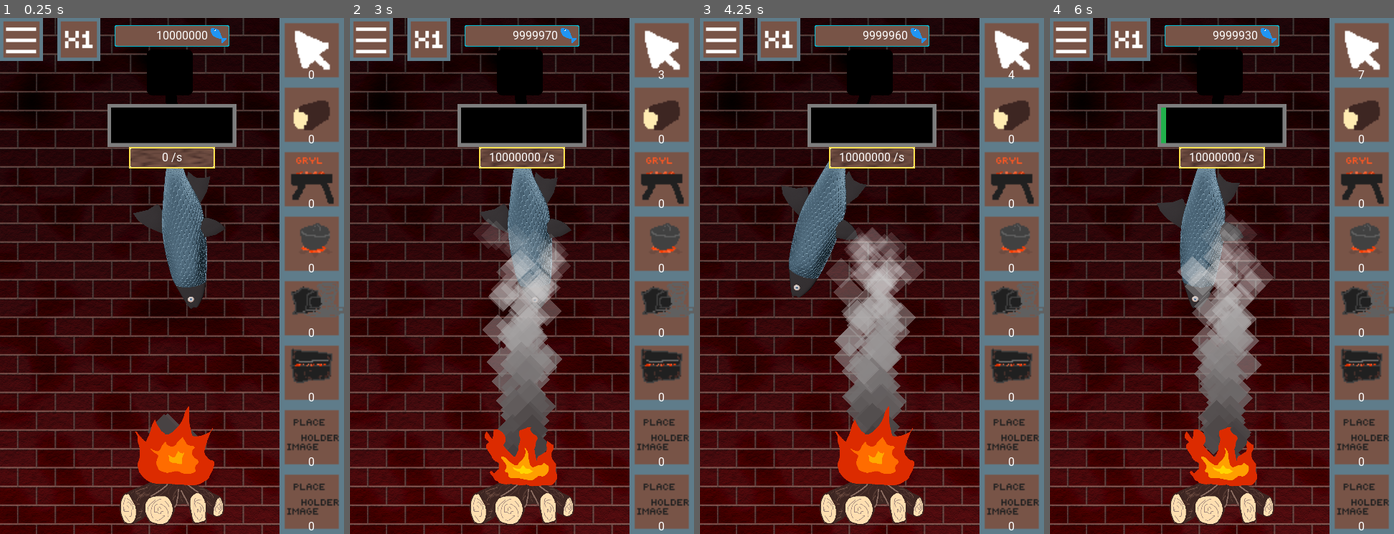
Above: before the commit, frames 1-4 (left to right).
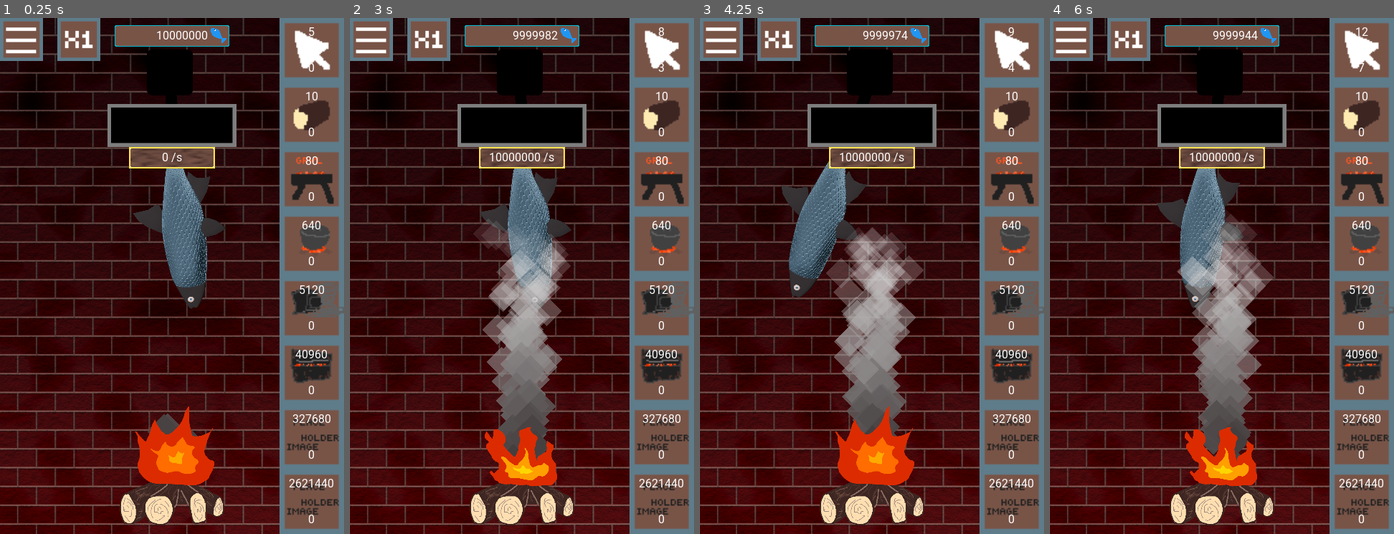
Above: after the commit, the same moments.

Repository: Soleod/GameJam
Game: Godot game, scene res://Main.tscn
Same seed, same stepped clock (60 frames per second), same inputs: the game is played once before the commit and once after it. The engine's default icon, where the game draws it, is replaced by a stand-in: a white triangle on a blue panel in a dark square.
Inputs (mouse positions are in pixels of both pictures, inside the frame that each line leads up to):
- Up to frame 1 (0.25 s): no input
- Up to frame 2 (3 s): click (522, 472) at 0.5 s; click "0" at 1.25 s; click "1" at 2 s; click "2" at 2.75 s
- Up to frame 3 (4.25 s): click "3" at 3.5 s
- Up to frame 4 (6 s): click "4" at 4.25 s; click "5" at 5 s; click "6" at 5.75 s

The runs differ from the first frame. In frame 1, 0.7% of the frame differs, in the area x 84-97%, y 1-100%; in frame 2, 0.7%; in frame 3, 0.7%; in frame 4, 0.8%, in the area x 32-97%, y 1-100%.

Commit message:
Powermouse in the club

Diff:
--- a/WedzarniaSIM/Scenes/Player.gd
+++ b/WedzarniaSIM/Scenes/Player.gd
@@ -4,9 +4,10 @@
 
 var smoked_fisz_currency: int = 10000000
 var prev_fisz_currency: int = 0
-var fish_per_sec: float = 0.0
+var fish_per_sec: int = 0
 
-var click_power: int = 1
+var click_power: float = 1.0
+var click_count: int = 0
 
 var upgrades_dict: Dictionary = {}
 
@@ -29,7 +30,8 @@
 	calculate_fps()
 
 func calculate_fps():
-	if smoked_fisz_currency - prev_fisz_currency >= 0: fish_per_sec = smoked_fisz_currency - prev_fisz_currency
+	if smoked_fisz_currency - prev_fisz_currency >= 0:
+		fish_per_sec = smoked_fisz_currency - prev_fisz_currency
 	prev_fisz_currency = smoked_fisz_currency
 
 func progress_fisz():
@@ -66,7 +68,7 @@
 
 	var firewood = {
 		name = "Firewood",
-		value = 10,
+		value = 2,
 		cost = 80,
 		count = 0
 	}
--- a/WedzarniaSIM/interface/FishSmokeBar.gd
+++ b/WedzarniaSIM/interface/FishSmokeBar.gd
@@ -21,7 +21,7 @@
 
 
 func _on_FireButton_pressed():
-	Player.current_fish_progress += 10
+	Player.current_fish_progress += 10 * Player.click_power
 
 
 func _on_RegressionTimer_timeout():
--- a/WedzarniaSIM/interface/HUD.gd
+++ b/WedzarniaSIM/interface/HUD.gd
@@ -15,14 +15,23 @@
 		upgrades[key] = convert(Player.upgrades_dict[key]["count"], TYPE_STRING)
 
 
-	$Upgrades/UpgradeButton1/Label.text = upgrades["auto_clicker"]
-	$Upgrades/UpgradeButton2/Label.text = upgrades["firewood"]
-	$Upgrades/UpgradeButton3/Label.text = upgrades["gryl"]
-	$Upgrades/UpgradeButton4/Label.text = upgrades["dutch_oven"]
-	$Upgrades/UpgradeButton5/Label.text = upgrades["smoke_machine"]
-	$Upgrades/UpgradeButton6/Label.text = upgrades["gryl_starego"]
-	$Upgrades/UpgradeButton7/Label.text = upgrades["placeholder_1"]
-	$Upgrades/UpgradeButton8/Label.text = upgrades["placeholder_2"]
+	$Upgrades/UpgradeButton1/Label.text = convert(Player.click_count, TYPE_STRING)
+	$Upgrades/UpgradeButton2/Label.text = upgrades["auto_clicker"]
+	$Upgrades/UpgradeButton3/Label.text = upgrades["firewood"]
+	$Upgrades/UpgradeButton4/Label.text = upgrades["gryl"]
+	$Upgrades/UpgradeButton5/Label.text = upgrades["dutch_oven"]
+	$Upgrades/UpgradeButton6/Label.text = upgrades["smoke_machine"]
+	$Upgrades/UpgradeButton7/Label.text = upgrades["gryl_starego"]
+	$Upgrades/UpgradeButton8/Label.text = upgrades["placeholder_1"]
+
+	$Upgrades/UpgradeButton1/Label2.text = convert(5 + Player.click_count, TYPE_STRING)
+	$Upgrades/UpgradeButton2/Label2.text = convert(Player.upgrades_dict["auto_clicker"]["cost"], TYPE_STRING)
+	$Upgrades/UpgradeButton3/Label2.text = convert(Player.upgrades_dict["firewood"]["cost"], TYPE_STRING)
+	$Upgrades/UpgradeButton4/Label2.text = convert(Player.upgrades_dict["gryl"]["cost"], TYPE_STRING)
+	$Upgrades/UpgradeButton5/Label2.text = convert(Player.upgrades_dict["dutch_oven"]["cost"], TYPE_STRING)
+	$Upgrades/UpgradeButton6/Label2.text = convert(Player.upgrades_dict["smoke_machine"]["cost"], TYPE_STRING)
+	$Upgrades/UpgradeButton7/Label2.text = convert(Player.upgrades_dict["gryl_starego"]["cost"], TYPE_STRING)
+	$Upgrades/UpgradeButton8/Label2.text = convert(Player.upgrades_dict["placeholder_1"]["cost"], TYPE_STRING)
 
 
 
@@ -52,6 +61,22 @@
 
 func _on_UpgradeButton1_pressed():
 	var ryba = Player.smoked_fisz_currency
+	var cost = 5 + Player.click_count
+	var count = 0
+
+	if ryba >= cost:
+		count = floor(ryba / cost)
+
+		if count > buy_mode and buy_mode != -1:
+			count = buy_mode
+
+		Player.smoked_fisz_currency -= count * cost
+		Player.click_power += count * 10
+		Player.click_count += count
+
+
+func _on_UpgradeButton2_pressed():
+	var ryba = Player.smoked_fisz_currency
 	var cost = Player.upgrades_dict["auto_clicker"]["cost"]
 	var count = 0
 
@@ -65,7 +90,7 @@
 		Player.upgrades_dict["auto_clicker"]["count"] += count
 
 
-func _on_UpgradeButton2_pressed():
+func _on_UpgradeButton3_pressed():
 	var ryba = Player.smoked_fisz_currency
 	var cost = Player.upgrades_dict["firewood"]["cost"]
 	var count = 0
@@ -80,7 +105,7 @@
 		Player.upgrades_dict["firewood"]["count"] += count
 
 
-func _on_UpgradeButton3_pressed():
+func _on_UpgradeButton4_pressed():
 	var ryba = Player.smoked_fisz_currency
 	var cost = Player.upgrades_dict["gryl"]["cost"]
 	var count = 0
@@ -95,7 +120,7 @@
 		Player.upgrades_dict["gryl"]["count"] += count
 
 
-func _on_UpgradeButton4_pressed():
+func _on_UpgradeButton5_pressed():
 	var ryba = Player.smoked_fisz_currency
 	var cost = Player.upgrades_dict["dutch_oven"]["cost"]
 	var count = 0
@@ -110,7 +135,7 @@
 		Player.upgrades_dict["dutch_oven"]["count"] += count
 
 
-func _on_UpgradeButton5_pressed():
+func _on_UpgradeButton6_pressed():
 	var ryba = Player.smoked_fisz_currency
 	var cost = Player.upgrades_dict["smoke_machine"]["cost"]
 	var count = 0
@@ -125,7 +150,7 @@
 		Player.upgrades_dict["smoke_machine"]["count"] += count
 
 
-func _on_UpgradeButton6_pressed():
+func _on_UpgradeButton7_pressed():
 	var ryba = Player.smoked_fisz_currency
 	var cost = Player.upgrades_dict["gryl_starego"]["cost"]
 	var count = 0
@@ -140,7 +165,7 @@
 		Player.upgrades_dict["gryl_starego"]["count"] += count
 
 
-func _on_UpgradeButton7_pressed():
+func _on_UpgradeButton8_pressed():
 	var ryba = Player.smoked_fisz_currency
 	var cost = Player.upgrades_dict["placeholder_1"]["cost"]
 	var count = 0
@@ -153,18 +178,3 @@
 
 		Player.smoked_fisz_currency -= count * cost
 		Player.upgrades_dict["placeholder_1"]["count"] += count
-
-
-func _on_UpgradeButton8_pressed():
-	var ryba = Player.smoked_fisz_currency
-	var cost = Player.upgrades_dict["placeholder_2"]["cost"]
-	var count = 0
-
-	if ryba >= cost:
-		count = floor(ryba / cost)
-
-		if count > buy_mode and buy_mode != -1:
-			count = buy_mode
-
-		Player.smoked_fisz_currency -= count * cost
-		Player.upgrades_dict["placeholder_2"]["count"] += count
--- a/WedzarniaSIM/interface/UpgradeButton.tscn
+++ b/WedzarniaSIM/interface/UpgradeButton.tscn
@@ -18,8 +18,9 @@
 anchor_right = 0.5
 anchor_bottom = 1.0
 margin_left = -45.0
-margin_top = -20.0
+margin_top = -30.0
 margin_right = 45.0
+margin_bottom = -10.0
 theme = ExtResource( 1 )
 text = "1"
 align = 1
@@ -27,3 +28,18 @@
 __meta__ = {
 "_edit_use_anchors_": false
 }
+
+[node name="Label2" type="Label" parent="."]
+anchor_left = 0.5
+anchor_right = 0.5
+margin_left = -45.0
+margin_top = 10.0
+margin_right = 45.0
+margin_bottom = 30.0
+theme = ExtResource( 1 )
+text = "1"
+align = 1
+autowrap = true
+__meta__ = {
+"_edit_use_anchors_": false
+}
Binary file added: WedzarniaSIM/interface/images/upgrades/180-1801413_sticker-other-elon-musk-joint-beuh-elon-musk.png
Not shown, added: WedzarniaSIM/interface/images/upgrades/180-1801413_sticker-other-elon-musk-joint-beuh-elon-musk.png.import
Binary file added: WedzarniaSIM/interface/images/upgrades/auto_clicker.png
Not shown, added: WedzarniaSIM/interface/images/upgrades/auto_clicker.png.import
Binary file added: WedzarniaSIM/interface/images/upgrades/dutch_oven.png
Not shown, added: WedzarniaSIM/interface/images/upgrades/dutch_oven.png.import
Binary file added: WedzarniaSIM/interface/images/upgrades/elon_musk.png
Not shown, added: WedzarniaSIM/interface/images/upgrades/elon_musk.png.import
Binary file added: WedzarniaSIM/interface/images/upgrades/empty_bg.png
Not shown, added: WedzarniaSIM/interface/images/upgrades/empty_bg.png.import
Binary file added: WedzarniaSIM/interface/images/upgrades/firewood.png
Not shown, added: WedzarniaSIM/interface/images/upgrades/firewood.png.import
(and 9 more such lines)
